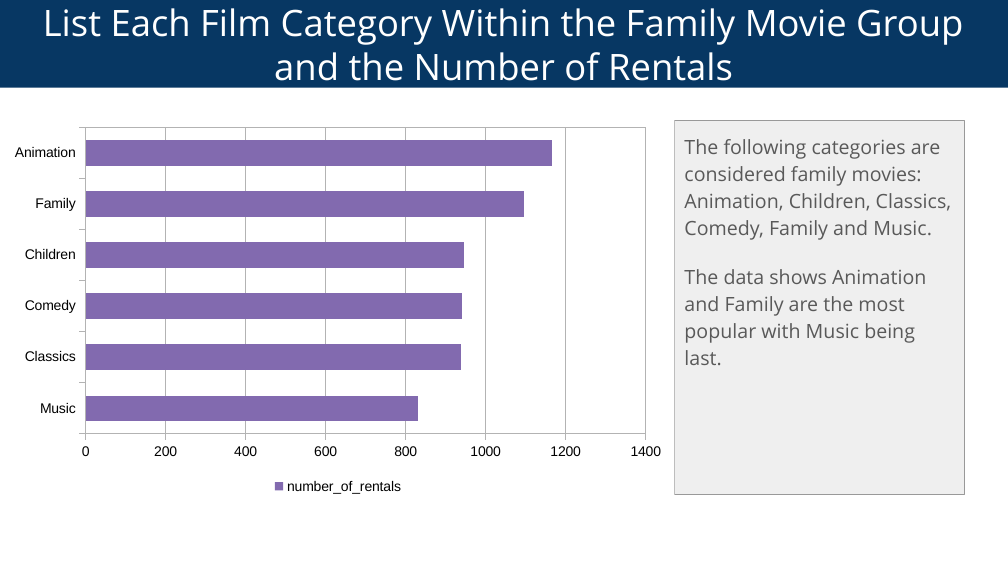
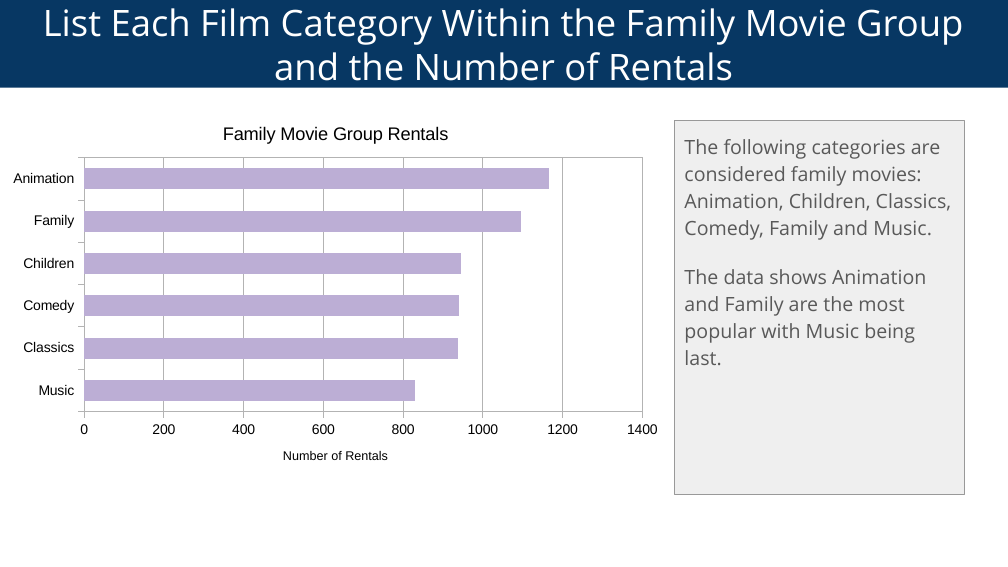
Before and after one commit to ssi112/programming-data-science-python, a slide deck: slide 1 of projects/1_investigate_rdb/project1_visualizations.odp. Drawn at 1008x567 pixels with LibreOffice and Linux fonts; fonts in the diff are those of the drawing. Boxes give left, top, right and bottom in pixels: in the first picture for what was removed or moved away, otherwise in the second. Text is boxed around its words. In the diff, an @@ line names an element or a change of style, - is before the commit and + after.

Commit message:
Project 1: Revised to include chart titles, axis lables, etc. Began readme for project 2.

```diff
--- a/projects/1_investigate_rdb/project1_visualizations.odp
+++ b/projects/1_investigate_rdb/project1_visualizations.odp
@@ bar chart at bbox=[0, 107, 671, 484] @@
@@ title "Family Movie Group Rentals" added @@
-number_of_rentals: 830, 940, 940, 940, 1100, 1170
+Series 1: 830, 940, 940, 940, 1100, 1170
@@ colour of Series 1 #826AAF to #BCAED5 @@
@@ value axis title "" to "Number of Rentals" @@
@@ legend changed @@
@@ bar chart: place and size @@
-bar chart at bbox=[1, 120, 674, 499]
+bar chart at bbox=[0, 107, 671, 484]
```
Also in this commit, not shown: 3 other slides changed, 5 other files.
